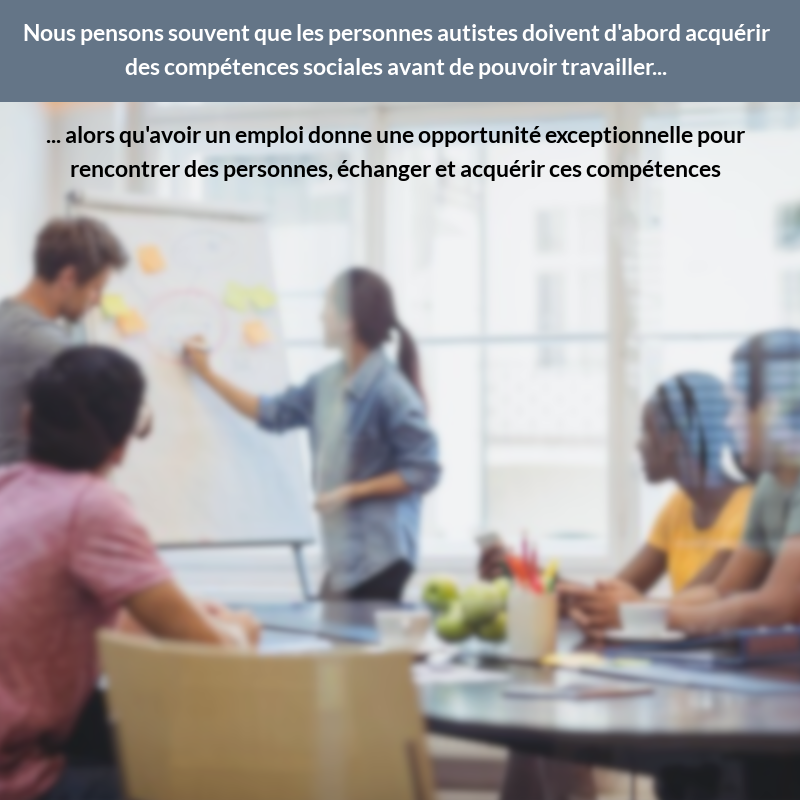
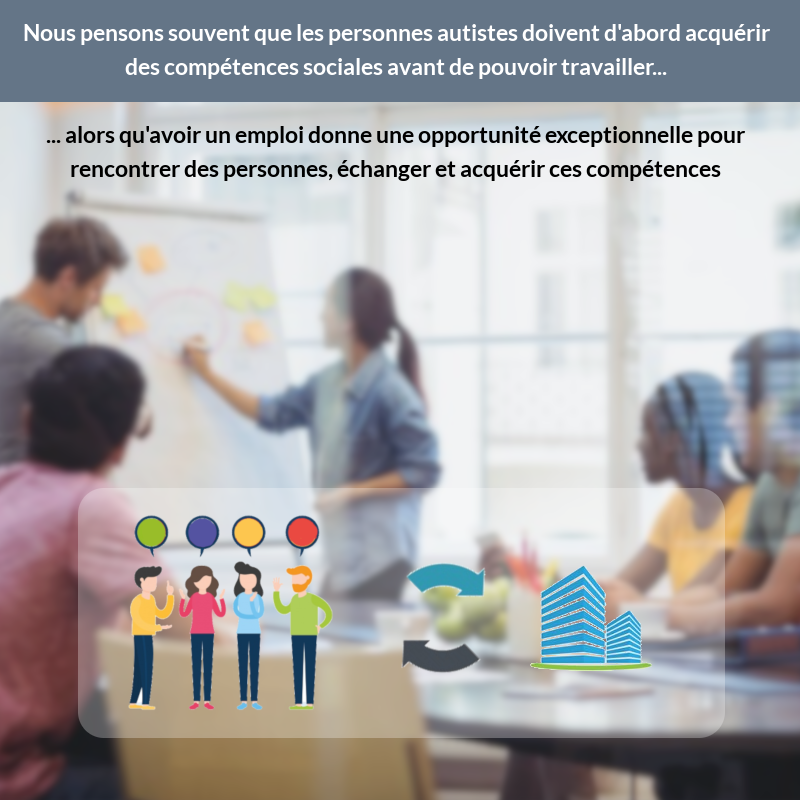
Comparing the layer stacks of the two 800×800 images. Changes:
added layer "Pasted Layer copy" above "Pasted Layer #2" over [left=127, top=514, right=334, bottom=711]
added layer "Pasted Layer #2" above "Pasted Layer #1" over [left=400, top=561, right=487, bottom=674]
added layer "Pasted Layer #1" above "Layer #1" over [left=530, top=565, right=652, bottom=671]
added layer "Layer #1" (28%) above "Pasted Layer" over [left=78, top=488, right=725, bottom=738]
